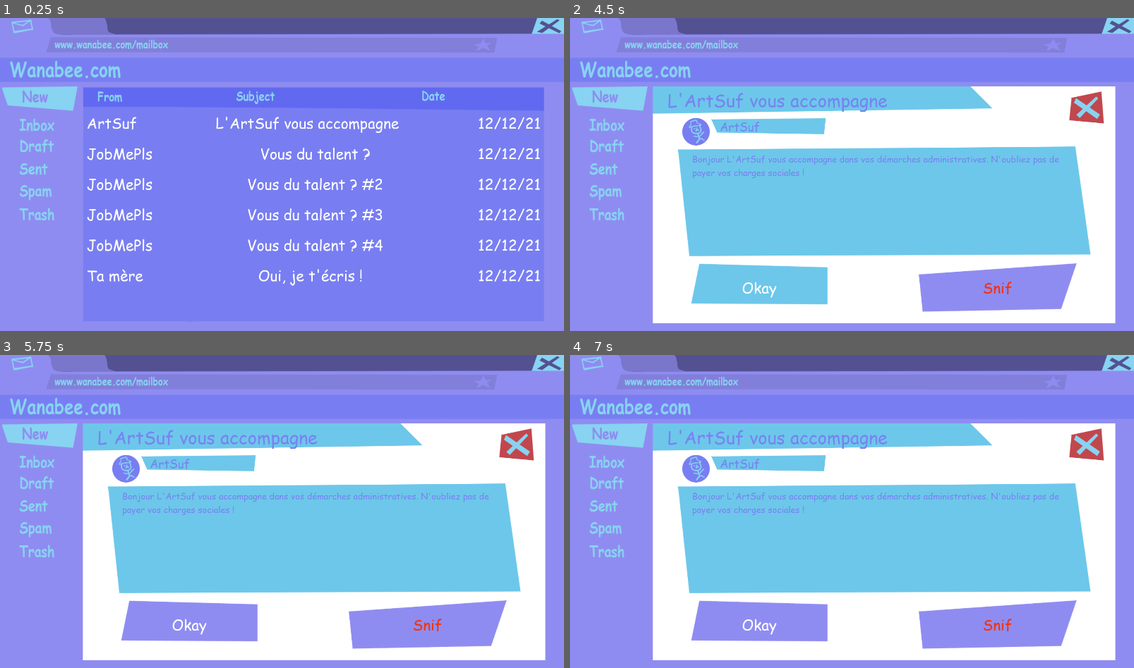
Above: before the commit, frames 1-4 (two rows, left to right).
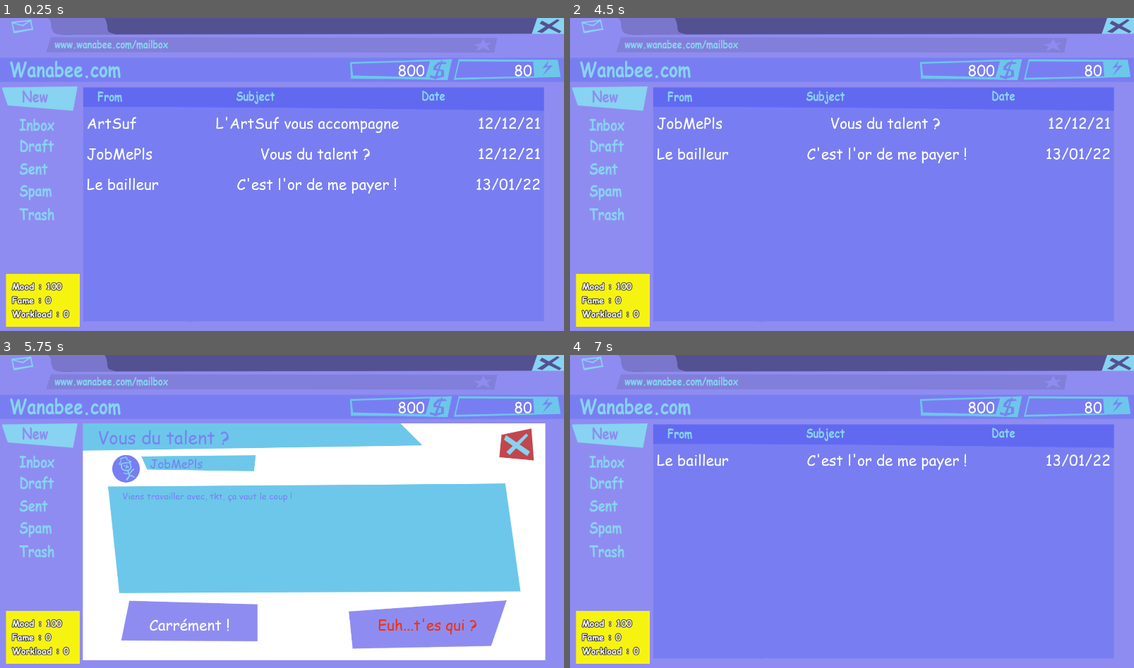
Above: after the commit, the same moments.

Repository: Daydreel/YesHuman
Game: Godot game, scene res://Scenes/BoiteMail/BoiteMail.tscn
Two runs of this game, one before a commit and one after it. Both use one fixed random seed, a clock stepped at 60 frames per second and the inputs below.
Inputs (mouse positions are in pixels of both pictures, inside the frame that each line leads up to):
- Up to frame 1 (0.25 s): no input
- Up to frame 2 (4.5 s): click (885, 124) at 0.5 s; click (885, 152) at 1.27 s; click (885, 183) at 2.02 s; click (885, 215) at 2.77 s; click (885, 243) at 3.52 s; click (761, 287) at 4.25 s
- Up to frame 3 (5.75 s): click (315, 461) at 5.02 s
- Up to frame 4 (7 s): click (998, 624) at 5.75 s; click (885, 611) at 6.52 s

The runs differ from the first frame. In frame 1, 5.9% of the frame differs, in the area x 1-100%, y 13-99%; in frame 2, 61%; in frame 3, 5.0%; in frame 4, 58%.

Commit message:
Prototype V0.1 done

Diff:
--- /dev/null
+++ b/YesMan/Assets/Themes/debug_theme.tres
@@ -0,0 +1,21 @@
+[gd_resource type="Theme" load_steps=3 format=2]
+
+[ext_resource path="res://Assets/Font/comicsansms__Bold.ttf" type="DynamicFontData" id=1]
+
+[sub_resource type="DynamicFont" id=1]
+size = 30
+outline_size = 2
+use_filter = true
+font_data = ExtResource( 1 )
+
+[resource]
+default_font = SubResource( 1 )
+Label/colors/font_color = Color( 1, 1, 1, 1 )
+Label/colors/font_color_shadow = Color( 0, 0, 0, 1 )
+Label/colors/font_outline_modulate = Color( 0.2, 0.2, 0.2, 1 )
+Label/constants/line_spacing = 0
+Label/constants/shadow_as_outline = 0
+Label/constants/shadow_offset_x = 0
+Label/constants/shadow_offset_y = 0
+Label/fonts/font = null
+Label/styles/normal = null
--- a/YesMan/Data/Mails.json
+++ b/YesMan/Data/Mails.json
@@ -9,7 +9,8 @@
     "Yes": "Okay",
     "No": "Snif",
     "Conditions": "",
-    "Resolution": ""
+    "Resolution": "",
+    "State": 0
   },
   {
     "ID": 1,
@@ -21,7 +22,8 @@
     "Yes": "Carrément !",
     "No": "Euh...t'es qui ?",
     "Conditions": "",
-    "Resolution": "Job1"
+    "Resolution": "Job1",
+    "State": 0
   },
   {
     "ID": 2,
@@ -33,7 +35,8 @@
     "Yes": "Carrément !",
     "No": "Non, merci.",
     "Conditions": "FirstJobDone",
-    "Resolution": "Job2"
+    "Resolution": "Job2",
+    "State": 0
   },
   {
     "ID": 3,
@@ -45,7 +48,8 @@
     "Yes": "Carrément !",
     "No": "Non, merci.",
     "Conditions": "SecondJobDone",
-    "Resolution": "Job3"
+    "Resolution": "Job3",
+    "State": 0
   },
   {
     "ID": 4,
@@ -57,7 +61,8 @@
     "Yes": "Carrément !",
     "No": "Non, merci.",
     "Conditions": "ThirdJobDone",
-    "Resolution": ""
+    "Resolution": "",
+    "State": 0
   },
   {
     "ID": 5,
@@ -69,6 +74,20 @@
     "Yes": "Tout va bien !",
     "No": "O'scour moman !",
     "Conditions": "ThirdJobDone,SecondJobDone,FirstJobDone",
-    "Resolution": "Familly1"
+    "Resolution": "Familly1",
+    "State": 0
+  },
+  {
+    "ID": 6,
+    "From": "Le bailleur",
+    "Object": "C'est l'or de me payer !",
+    "DateReceived": "13/01/22",
+    "Content": "Voilà le deal, tu me doit 100 Flouze car ça fait un mois déjà que tu habites dans une chambre de mon palace !",
+    "Logo": "",
+    "Yes": "J'ai l'argent !",
+    "No": "Je garde mes tunes",
+    "Conditions": "",
+    "Resolution": "Rent",
+    "State": 0
   }
 ]
--- a/YesMan/Data/Resolutions.json
+++ b/YesMan/Data/Resolutions.json
@@ -1,19 +1,19 @@
 [
   {
     "ID": "Job1",
-    "Yes": "FirstJobDone",
+    "Yes": "Flag=FirstJobDone,Money=100,Mental=-5,Workload=1",
     "No": "",
     "Ghosting": ""
   },
   {
     "ID": "Job2",
-    "Yes": "SecondJobDone",
+    "Yes": "Flag=SecondJobDone,Money=100,Mental=-20,Mood=-5",
     "No": "",
     "Ghosting": ""
   },
   {
     "ID": "Job3",
-    "Yes": "ThirdJobDone",
+    "Yes": "Flag=ThirdJobDone,Money=100,Mental=-200,Fame=1000",
     "No": "",
     "Ghosting": ""
   },
@@ -25,8 +25,14 @@
   },
   {
     "ID": "Familly1",
-    "Yes": "",
+    "Yes": "Money=-100,Mental=30",
     "No": "",
     "Ghosting": ""
+  },
+  {
+    "ID": "Rent",
+    "Yes": "Money=-100",
+    "No": "Money=-100",
+    "Ghosting": "Money=-100"
   }
 ]
--- /dev/null
+++ b/YesMan/GUI/Component/Debug.gd
@@ -0,0 +1,25 @@
+extends Control
+
+onready var mood_label = $MarginContainer/VBoxContainer/MoodLabel
+onready var fame_label = $MarginContainer/VBoxContainer/FameLabel
+onready var workload_label = $MarginContainer/VBoxContainer/WorkloadLabel
+
+# Called when the node enters the scene tree for the first time.
+func _ready():
+	GS.connect("mood_changed",self, "_on_mood_changed")
+	GS.connect("fame_changed",self, "_on_fame_changed")
+	GS.connect("workload_changed",self, "_on_workload_changed")
+	mood_label.text = "Mood : " + str(GS.mood)
+	fame_label.text = "Fame : " + str(GS.fame)
+	workload_label.text = "Workload : " + str(GS.workload)
+
+
+
+func _on_mood_changed(value):
+	mood_label.text = "Mood : " + str(value)
+
+func _on_fame_changed(value):
+	fame_label.text = "Fame : " + str(value)
+
+func _on_workload_changed(value):
+	workload_label.text = "Workload : " + str(value)
--- /dev/null
+++ b/YesMan/GUI/Component/Debug.tscn
@@ -0,0 +1,69 @@
+[gd_scene load_steps=4 format=2]
+
+[ext_resource path="res://Assets/Themes/debug_theme.tres" type="Theme" id=1]
+[ext_resource path="res://GUI/Component/Debug.gd" type="Script" id=2]
+
+[sub_resource type="StyleBoxFlat" id=1]
+bg_color = Color( 0.972549, 0.956863, 0.0666667, 1 )
+
+[node name="Debug" type="Control"]
+anchor_right = 1.0
+anchor_bottom = 1.0
+margin_right = -1671.0
+margin_bottom = -900.0
+script = ExtResource( 2 )
+__meta__ = {
+"_edit_use_anchors_": false
+}
+
+[node name="Panel" type="Panel" parent="."]
+margin_right = 136.0
+margin_bottom = 137.0
+rect_min_size = Vector2( 250, 180 )
+custom_styles/panel = SubResource( 1 )
+__meta__ = {
+"_edit_use_anchors_": false
+}
+
+[node name="MarginContainer" type="MarginContainer" parent="."]
+margin_right = 176.0
+margin_bottom = 177.0
+custom_constants/margin_right = 20
+custom_constants/margin_top = 20
+custom_constants/margin_left = 20
+custom_constants/margin_bottom = 20
+__meta__ = {
+"_edit_use_anchors_": false
+}
+
+[node name="VBoxContainer" type="VBoxContainer" parent="MarginContainer"]
+margin_left = 20.0
+margin_top = 20.0
+margin_right = 156.0
+margin_bottom = 157.0
+__meta__ = {
+"_edit_use_anchors_": false
+}
+
+[node name="MoodLabel" type="Label" parent="MarginContainer/VBoxContainer"]
+margin_right = 136.0
+margin_bottom = 43.0
+theme = ExtResource( 1 )
+text = "Mood"
+
+[node name="FameLabel" type="Label" parent="MarginContainer/VBoxContainer"]
+margin_top = 47.0
+margin_right = 136.0
+margin_bottom = 90.0
+theme = ExtResource( 1 )
+text = "Fame"
+
+[node name="WorkloadLabel" type="Label" parent="MarginContainer/VBoxContainer"]
+margin_top = 94.0
+margin_right = 136.0
+margin_bottom = 137.0
+theme = ExtResource( 1 )
+text = "Workload"
+__meta__ = {
+"_edit_use_anchors_": false
+}
--- a/YesMan/GUI/Component/Mail.gd
+++ b/YesMan/GUI/Component/Mail.gd
@@ -10,6 +10,9 @@
 onready var _object = $Panel/MailBodyContainer/ObjectContainer
 onready var _mail_content = $Panel/MailBodyContainer/MailContentContainer
 onready var _anwser = $Panel/MailBodyContainer/AnswerContainer
+
+func _ready():
+	ResolutionSystem.mail_ui = self
 
 func set_mail_data(from = "from", object = "object", content = "content", yes = "yes", no = "no"):
 	_from_mail = from
@@ -34,6 +37,6 @@
 func show():
 	visible = true
 
-
-func _on_TextureRect_pressed():
+func _on_CloseMailButton_pressed():
 	hide()
+	GS.unset_current_mail()
--- a/YesMan/GUI/Component/Mail.tscn
+++ b/YesMan/GUI/Component/Mail.tscn
@@ -63,7 +63,7 @@
 margin_bottom = 770.0
 custom_constants/margin_top = 20
 
-[node name="TextureRect" type="TextureButton" parent="Panel"]
+[node name="CloseMailButton" type="TextureButton" parent="Panel"]
 anchor_left = 1.0
 anchor_right = 1.0
 margin_left = -157.0
@@ -76,4 +76,4 @@
 "_edit_use_anchors_": false
 }
 
-[connection signal="pressed" from="Panel/TextureRect" to="." method="_on_TextureRect_pressed"]
+[connection signal="pressed" from="Panel/CloseMailButton" to="." method="_on_CloseMailButton_pressed"]
--- a/YesMan/GUI/Component/MailLign.gd
+++ b/YesMan/GUI/Component/MailLign.gd
@@ -4,8 +4,6 @@
 var from = ""
 var object = ""
 var date_received = ""
-
-var _mail_box #reference to mailbox for mail ID
 
 onready var expediteur_lbl = $MarginContainer/HBoxContainer/FromLabel
 onready var objet_lbl = $MarginContainer/HBoxContainer/SubjectLabel
@@ -16,6 +14,3 @@
 	expediteur_lbl.text = from
 	objet_lbl.text = object
 	date_lbl.text = date_received
-
-func _on_MailLign_pressed():
-	_mail_box.instance_mail(id)
--- a/YesMan/GUI/Component/MailLign.tscn
+++ b/YesMan/GUI/Component/MailLign.tscn
@@ -85,5 +85,3 @@
 margin_bottom = 75.0
 mouse_filter = 1
 text = "Date"
-
-[connection signal="pressed" from="." to="." method="_on_MailLign_pressed"]
--- /dev/null
+++ b/YesMan/GUI/Component/MentalCounter.gd
@@ -0,0 +1,10 @@
+extends TextureRect
+
+onready var mental_label = $MentalLabel
+
+func _ready():
+	GS.connect("mental_changed", self, "_on_mental_changed")
+	mental_label.text = str(GS.get_mental_health())
+
+func _on_mental_changed(value):
+	mental_label.text = str(value)
--- /dev/null
+++ b/YesMan/GUI/Component/MentalCounter.tscn
@@ -0,0 +1,27 @@
+[gd_scene load_steps=4 format=2]
+
+[ext_resource path="res://Assets/Themes/BaseTheme.tres" type="Theme" id=1]
+[ext_resource path="res://Assets/Graphics/Jauges/Jauge_Energie.png" type="Texture" id=2]
+[ext_resource path="res://GUI/Component/MentalCounter.gd" type="Script" id=3]
+
+[node name="MentalCounter" type="TextureRect"]
+margin_right = 365.0
+margin_bottom = 71.0
+texture = ExtResource( 2 )
+script = ExtResource( 3 )
+__meta__ = {
+"_edit_use_anchors_": false
+}
+
+[node name="MentalLabel" type="Label" parent="."]
+anchor_left = 0.5
+anchor_top = 0.5
+anchor_right = 0.5
+anchor_bottom = 0.5
+margin_left = -160.5
+margin_top = -35.5
+margin_right = 85.5
+margin_bottom = 35.5
+theme = ExtResource( 1 )
+text = "100"
+align = 2
--- /dev/null
+++ b/YesMan/GUI/Component/MoneyCounter.gd
@@ -0,0 +1,10 @@
+extends TextureRect
+
+onready var money_label = $MoneyLabel
+
+func _ready():
+	GS.connect("money_changed", self, "_on_money_changed")
+	money_label.text = str(GS.get_money())
+
+func _on_money_changed(value):
+	money_label.text = str(value)
--- /dev/null
+++ b/YesMan/GUI/Component/MoneyCounter.tscn
@@ -0,0 +1,30 @@
+[gd_scene load_steps=4 format=2]
+
+[ext_resource path="res://Assets/Graphics/Jauges/Jauge_Argent.png" type="Texture" id=1]
+[ext_resource path="res://Assets/Themes/BaseTheme.tres" type="Theme" id=2]
+[ext_resource path="res://GUI/Component/MoneyCounter.gd" type="Script" id=3]
+
+[node name="MoneyCounter" type="TextureRect"]
+margin_right = 349.0
+margin_bottom = 72.0
+texture = ExtResource( 1 )
+script = ExtResource( 3 )
+__meta__ = {
+"_edit_use_anchors_": false
+}
+
+[node name="MoneyLabel" type="Label" parent="."]
+anchor_left = 0.5
+anchor_top = 0.5
+anchor_right = 0.5
+anchor_bottom = 0.5
+margin_left = -161.5
+margin_top = -35.0
+margin_right = 81.5
+margin_bottom = 36.0
+theme = ExtResource( 2 )
+text = "1000"
+align = 2
+__meta__ = {
+"_edit_use_anchors_": false
+}
--- a/YesMan/GUI/Component/NoButton.gd
+++ b/YesMan/GUI/Component/NoButton.gd
@@ -1,4 +1,4 @@
 extends TextureButton
 
 func _on_NoButton_pressed():
-	print("No")
+	ResolutionSystem.resolve_mail(1)
--- a/YesMan/GUI/Component/Popup.tscn
+++ b/YesMan/GUI/Component/Popup.tscn
@@ -1,6 +1,6 @@
 [gd_scene load_steps=5 format=2]
 
-[ext_resource path="res://Popup.gd" type="Script" id=1]
+[ext_resource path="res://GUI/Component/Popup.gd" type="Script" id=1]
 [ext_resource path="res://Assets/Graphics/Popup/POPUP - Body.png" type="Texture" id=2]
 [ext_resource path="res://Assets/Graphics/Popup/POPUP - QuitButton.png" type="Texture" id=3]
 [ext_resource path="res://Assets/Graphics/Button_MailExit.png" type="Texture" id=4]
--- a/YesMan/GUI/Component/QuitButton.tscn
+++ b/YesMan/GUI/Component/QuitButton.tscn
@@ -1,6 +1,6 @@
 [gd_scene load_steps=3 format=2]
 
-[ext_resource path="res://QuitButton.gd" type="Script" id=1]
+[ext_resource path="res://GUI/Component/QuitButton.gd" type="Script" id=1]
 [ext_resource path="res://Assets/Graphics/Button_ExitGame.png" type="Texture" id=2]
 
 [node name="QuitButton" type="TextureButton"]
--- a/YesMan/GUI/Component/YesButton.gd
+++ b/YesMan/GUI/Component/YesButton.gd
@@ -2,5 +2,4 @@
 
 
 func _on_YesButton_pressed():
-	print("Yes")
-	pass # Replace with function body.
+	ResolutionSystem.resolve_mail(0)
--- a/YesMan/Scenes/BoiteMail/BoiteMail.gd
+++ b/YesMan/Scenes/BoiteMail/BoiteMail.gd
@@ -3,21 +3,22 @@
 export(String, FILE, "*.json") var mails_data_path
 var _mail_lign_path = preload("res://GUI/Component/MailLign.tscn")
 onready var _mail_list = $MailList
-onready var _mail = $Mail
+onready var _mail_display = $Mail
 
 # Called when the node enters the scene tree for the first time.
 func _ready():
-	var mails = _load_data_mails_raw()
-	for mail in mails:
-		instance_mail_lign(mail["ID"],mail["From"],mail["Object"], mail["DateReceived"])
+	DataSystem.connect("mails_received",self,"_on_mails_received")
+	DataSystem.get_new_mails()
 
-func _load_data_mails_raw():
-	var file = File.new()
-	file.open(mails_data_path, File.READ)
-	var json = JSON.parse(file.get_as_text())
-	file.close()
-	var content = json.result
-	return content
+func display_inbox_mails():
+	#Empty list
+	for mail_lign in _mail_list.get_children():
+		mail_lign.queue_free()
+	#Fill list with current mails
+	for mail in DataSystem.mails:
+		if mail["State"] == DataSystem.STATE_MAIL.INBOX :
+			instance_mail_lign(mail["ID"],mail["From"],mail["Object"], mail["DateReceived"])
+
 
 func load_data_single_mail_raw(var id = -1):
 	if id < 0:
@@ -41,16 +42,21 @@
 	mail_lign.from = from
 	mail_lign.object = object
 	mail_lign.date_received = date_received
-	mail_lign._mail_box = self
+	mail_lign.connect("pressed", self, "display_current_mail", [id])
 	_mail_list.add_child(mail_lign)
 
-func instance_mail(var id = -1):
-	if id < 0:
-		printerr("No ID for mail in func : instance_mail")
+func display_current_mail(var id):
+	GS.set_current_mail(id)
+	if GS.current_mail == null:
+		printerr("No current_mail in func : display_current_mail")
 		return
-	var mail_data = load_data_single_mail_raw(id)
+	var current_mail = GS.current_mail
 	#set_mail_data :
 	#from = "from", object = "object",
 	#content = "content", yes = "yes", no = "no"
-	_mail.set_mail_data(mail_data["From"],mail_data["Object"], mail_data["Content"], mail_data["Yes"], mail_data["No"])
-	_mail.show()
+	_mail_display.set_mail_data(current_mail["From"],current_mail["Object"], current_mail["Content"], current_mail["Yes"], current_mail["No"])
+	_mail_display.show()
+
+
+func _on_mails_received():
+	display_inbox_mails()
--- a/YesMan/Scenes/BoiteMail/BoiteMail.tscn
+++ b/YesMan/Scenes/BoiteMail/BoiteMail.tscn
@@ -1,10 +1,13 @@
-[gd_scene load_steps=8 format=2]
+[gd_scene load_steps=11 format=2]
 
 [ext_resource path="res://GUI/Component/Mail.tscn" type="PackedScene" id=1]
 [ext_resource path="res://GUI/Component/QuitButton.tscn" type="PackedScene" id=2]
 [ext_resource path="res://Scenes/BoiteMail/BoiteMail.gd" type="Script" id=3]
 [ext_resource path="res://Assets/Graphics/Background_Mailbox.png" type="Texture" id=4]
 [ext_resource path="res://GUI/Component/Popup.tscn" type="PackedScene" id=5]
+[ext_resource path="res://GUI/Component/MoneyCounter.tscn" type="PackedScene" id=6]
+[ext_resource path="res://GUI/Component/MentalCounter.tscn" type="PackedScene" id=7]
+[ext_resource path="res://GUI/Component/Debug.tscn" type="PackedScene" id=8]
 
 [sub_resource type="InputEventAction" id=1]
 action = "ui_cancel"
@@ -65,3 +68,27 @@
 
 [node name="Popup" parent="CanvasLayer" instance=ExtResource( 5 )]
 visible = false
+
+[node name="Counters" type="HBoxContainer" parent="."]
+anchor_left = 1.0
+anchor_right = 1.0
+margin_left = -729.0
+margin_top = 141.0
+margin_right = -11.0
+margin_bottom = 213.0
+__meta__ = {
+"_edit_use_anchors_": false
+}
+
+[node name="MoneyCounter" parent="Counters" instance=ExtResource( 6 )]
+
+[node name="MentalCounter" parent="Counters" instance=ExtResource( 7 )]
+margin_left = 353.0
+margin_right = 718.0
+margin_bottom = 72.0
+
+[node name="Debug" parent="." instance=ExtResource( 8 )]
+margin_left = 21.0
+margin_top = 873.0
+margin_right = -1650.0
+margin_bottom = -27.0
--- a/YesMan/Systems/DataSystem.gd
+++ b/YesMan/Systems/DataSystem.gd
@@ -5,30 +5,43 @@
 var _flags_data_path = _data_path + "Flags.json"
 var _resolutions_data_path = _data_path + "Resolutions.json"
 
+enum STATE_MAIL {NEW, INBOX, REPLIED}
+
 var mails
-var current_mails
+var current_mails = []
 var flags = {}
 var conditions = {}
+var resolutions = {}
 
+signal mails_received
 
 # Called when the node enters the scene tree for the first time.
 func _ready():
 	_set_mails() #Always first !
 	_set_conditions()
 	_set_flags()
-	print(flags)
-	print(conditions)
+	set_resolutions()
 	#NEXT STEP :
 	#Get current mails then display them !
 
+func get_new_mails():
+	for mail in mails:
+		if mail["State"] == STATE_MAIL.NEW:
+			var mail_conditions = mail["Conditions"].rsplit(",")
+			var final_condition = "TRUE"
 
-func _load_data_mails_raw():
-	var file = File.new()
-	file.open(_mails_data_path, File.READ)
-	var json = JSON.parse(file.get_as_text())
-	file.close()
-	var content = json.result
-	return content
+	#		print(conditions)
+	#		Check for conditions on mails
+			for condition in mail_conditions:
+	#			print(flags.get(condition))
+				if flags.get(condition) == "FALSE":
+					final_condition = "FALSE"
+
+	#		print(final_condition)
+	#		Set mails to Inbox if they are new AND true for their conditions
+			if  final_condition == "TRUE":
+				mail["State"] = STATE_MAIL.INBOX
+	emit_signal("mails_received")
 
 
 func _set_mails():
@@ -47,6 +60,11 @@
 	for mail in mails :
 		conditions[mail["ID"]] = mail["Conditions"]
 
+
+func set_resolutions():
+	var datas = _load_data(_resolutions_data_path)
+	for data in datas:
+		resolutions[data["ID"]] = [data["Yes"], data["No"], data["Ghosting"]]
 
 func _load_data(var path : String):
 	var file = File.new()
--- a/YesMan/Systems/GameSystem.gd
+++ b/YesMan/Systems/GameSystem.gd
@@ -1,35 +1,129 @@
 extends Node
 
+#Object access
+var current_mail
+
+
 #Visible variables
-export var argent = 100
-export var energy = 80
+export var money = 800 setget set_money, get_money
+export var mental_health = 80 setget set_mental_health, get_mental_health
 
 #Invisible variables
-var humeur = 100
-var exposition = 100
-var charge_mentale = 100
+var mood = 100 setget set_mood, get_mood #Humeur
+var fame = 0 setget set_fame, get_fame #Exposition
+var workload = 0 setget set_workload, get_workload #Charge_mental
 
 #Signals
-signal scene_changed
+#Visible stats
+signal money_changed
+signal mental_changed
 
-# Called when the node enters the scene tree for the first time.
-func _ready():
-	pass # Replace with function body.
-
-#Change scene with transition animation
-#scene_name : the scene where to go
-#animation_player : the animation to play for transition
-#delay : the delay to wait before launch the transition
-func _change_scene(scene_name, animation_player, delay = 0.1):
-	yield(get_tree().create_timer(delay), "timeout")
-	animation_player.play("TransitionOut")
-	yield(animation_player, "animation_finished")
-	get_tree().change_scene(scene_name)
-	animation_player.play_backwards("TransitionOut")
-	yield(animation_player, "animation_finished")
-	emit_signal("scene_changed")
+#Invisible stats
+signal mood_changed
+signal fame_changed
+signal workload_changed
 
 
-#func _input(event):
-#	if event is InputEventMouseButton:
-#		print("Mouse Click/Unclick at: ", event)
+func set_current_mail(var id):
+	current_mail = DataSystem.mails[id]
+
+func unset_current_mail():
+	current_mail = null
+
+#Visible Stats
+#Money
+func set_money(value):
+	money = value
+	emit_signal("money_changed", value)
+
+	#Defeat condition
+	if money <= 0:
+		_lose_broke()
+
+func get_money():
+	return money
+
+func calculate_money(value : int):
+	var new_money = value + get_money()
+	set_money(new_money)
+
+
+#Mental
+func set_mental_health(value):
+	mental_health = value
+	emit_signal("mental_changed", value)
+
+	#Defeat condition
+	if mental_health <= -100:
+		_lose_burn_out()
+
+func get_mental_health():
+	return mental_health
+
+func calculate_mental(value : int):
+	var new_mental = value + get_mental_health()
+	set_mental_health(new_mental)
+
+#Invisible stats
+#Mood
+func set_mood(value):
+	mood = value
+	emit_signal("mood_changed", value)
+
+func get_mood():
+	return mood
+
+func calculate_mood(value : int):
+	var new_value = value + get_mood()
+	set_mood(new_value)
+
+#Fame
+func set_fame(value):
+	fame = value
+	emit_signal("fame_changed", value)
+
+func get_fame():
+	return fame
+
+func calculate_fame(value : int):
+	var new_value = value + get_fame()
+	set_fame(new_value)
+
+#Workload
+func set_workload(value):
+	workload = value
+	emit_signal("workload_changed", value)
+
+func get_workload():
+	return workload
+
+func calculate_workload(value : int):
+	var new_value = value + get_workload()
+	set_workload(new_value)
+
+#Win/Lose conditions
+#Bad mental health
+func _lose_burn_out():
+	print("burn_out")
+	pass
+
+#No more money for rent
+func _lose_broke():
+	print("broke")
+	pass
+
+#Tons of money !
+func _win_rich():
+	pass
+
+#Good social life
+func _win_social_life():
+	pass
+
+#Famous as f*ck
+func _win_famous():
+	pass
+
+#Yeah, you got it all !
+func _win_equilibrium():
+	pass
--- /dev/null
+++ b/YesMan/Systems/ResolutionSystem.gd
@@ -0,0 +1,62 @@
+extends Control
+
+var resolutions = {}
+enum ANSWER {YES, NO, GHOSTING}
+
+onready var mail_ui : MarginContainer
+
+func _ready():
+	resolutions = DataSystem.resolutions
+
+func resolve_mail(var answer):
+	var _resolution = ""
+
+#	Get resolutions from database
+#	Then look for corresponding resolution with id_resolution
+#	Select resolution from answer 0 = Yes 1 = No 2 = Ghosting
+	if resolutions.get(GS.current_mail["Resolution"]) != null:
+		_resolution = resolutions.get(GS.current_mail["Resolution"])[answer]
+#	print(_resolution)
+	for modifier in _resolution.rsplit(","):
+		var value = modifier.rsplit("=")
+		match value[0]: #TODO - factoriser ça dans un fichier de config
+			"Flag":
+				modify_flag(value[1])
+			"Money":
+				modify_money(value[1])
+			"Mental":
+				modify_mental(value[1])
+			"Mood":
+				modify_mood(value[1])
+			"Fame":
+				modify_fame(value[1])
+			"Workload":
+				modify_workload(value[1])
+			_:
+				print(value[0], "This outcome not yet implemented")
+	GS.current_mail["State"] = DataSystem.STATE_MAIL.REPLIED
+	mail_ui.hide()
+	process_mails()
+
+
+func modify_flag(var flag : String):
+	if DataSystem.flags.has(flag):
+		DataSystem.flags[flag] = "TRUE"
+
+func modify_money(var money : String):
+	GS.calculate_money(int(money))
+
+func modify_mental(var mental : String):
+	GS.calculate_mental(int(mental))
+
+func modify_mood(var mood : String):
+	GS.calculate_mood(int(mood))
+
+func modify_fame(var fame : String):
+	GS.calculate_fame(int(fame))
+
+func modify_workload(var workload : String):
+	GS.calculate_workload(int(workload))
+
+func process_mails():
+	DataSystem.get_new_mails()
--- /dev/null
+++ b/YesMan/Systems/ResolutionSystem.tscn
@@ -0,0 +1,11 @@
+[gd_scene load_steps=2 format=2]
+
+[ext_resource path="res://Systems/ResolutionSystem.gd" type="Script" id=1]
+
+[node name="ResolutionSystem" type="Control"]
+anchor_right = 1.0
+anchor_bottom = 1.0
+script = ExtResource( 1 )
+__meta__ = {
+"_edit_use_anchors_": false
+}
--- a/YesMan/project.godot
+++ b/YesMan/project.godot
@@ -19,6 +19,7 @@
 
 DataSystem="*res://Systems/DataSystem.gd"
 GS="*res://Systems/GameSystem.gd"
+ResolutionSystem="*res://Systems/ResolutionSystem.gd"
 
 [display]
 
Renamed: YesMan/Popup.gd -> YesMan/GUI/Component/Popup.gd
Renamed: YesMan/QuitButton.gd -> YesMan/GUI/Component/QuitButton.gd
